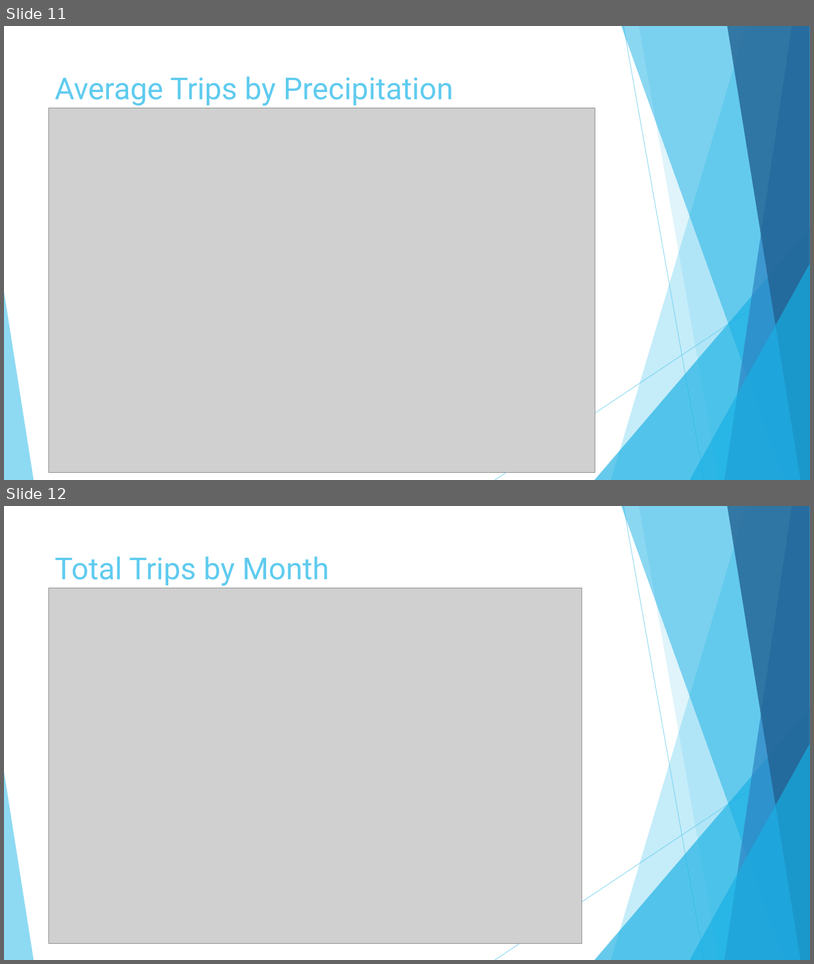
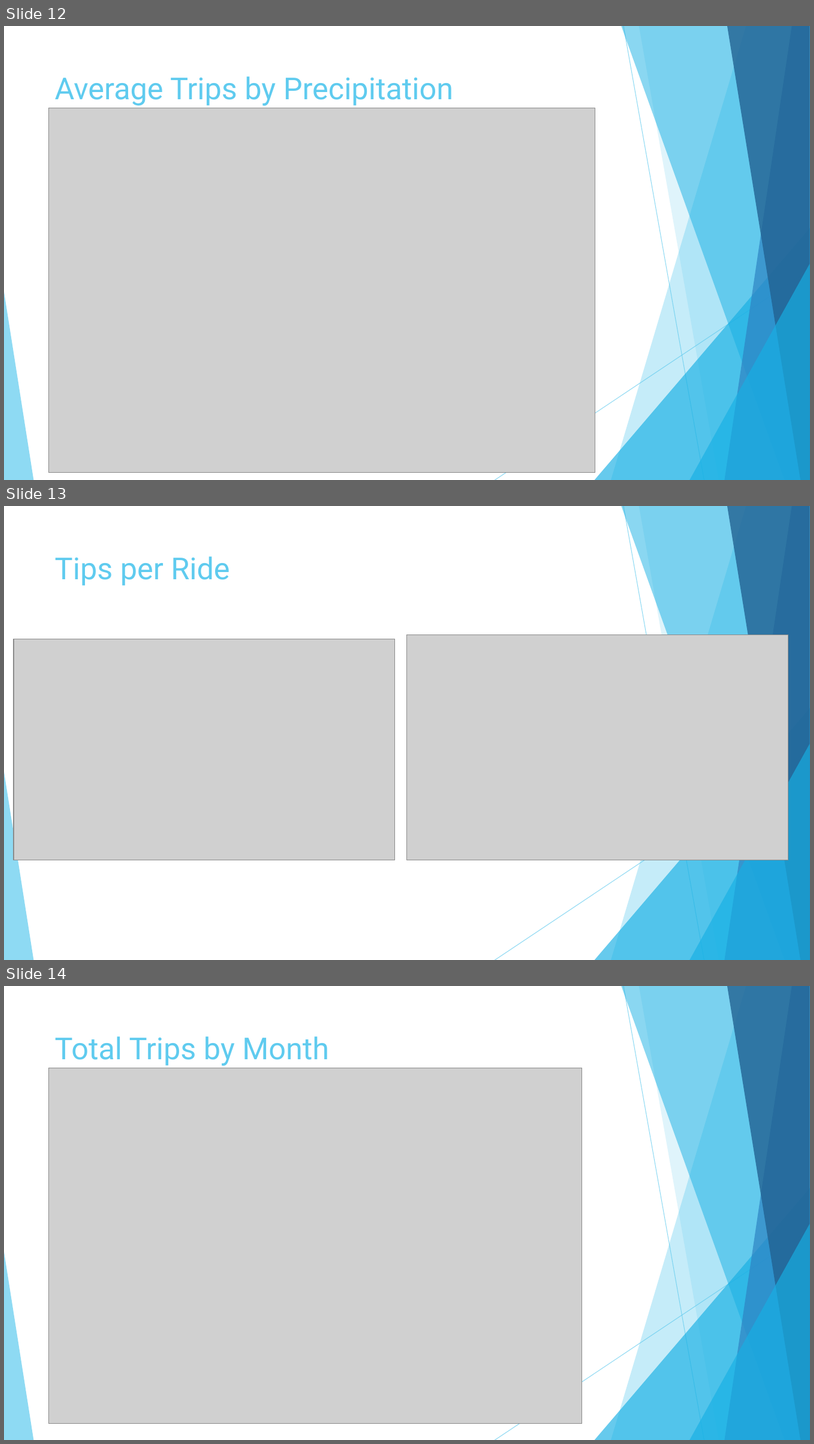
Before and after one commit to peterjorphan/07-project_one, a slide deck: Project1.pptx. Shown one above the other, each under a label of ours: slides 11 and 12 before the commit, slides 12, 13 and 14 after it. The pictures are 814x964 and 814x1444 pixels, drawn with LibreOffice and Linux fonts; fonts in the diff are those of the drawing; grey boxes stand for pictures. Boxes give left, top, right and bottom in pixels: in the first picture for what was removed or moved away, otherwise in the second. Text is boxed around its words. In the diff, an @@ line names an element or a change of style, - is before the commit and + after.

```diff
--- a/Project1.pptx
+++ b/Project1.pptx
@@ slide 13 added at [4, 506, 810, 960], background #FFFFFF; not listed: 10 template elements that a slide beside it also shows @@
@@ title added at [55, 556, 230, 585], 36 pt, text #5FCBEF @@
+Tips per Ride
@@ picture added at [14, 639, 395, 860] @@
@@ picture added at [408, 635, 789, 860] @@
@@ what was slide 11 is now slide 12 @@
@@ what was slide 12 is now slide 14 @@
```
Also in this commit, not shown: 1 other slide added.
